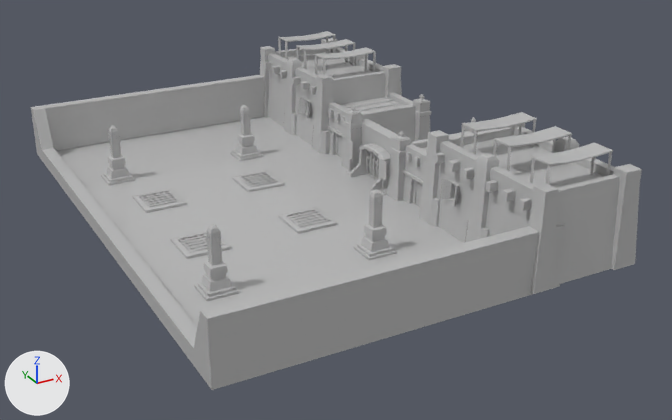
Before and after pictures for a commit that changed the FBX model Assets/Danshan_Arena/Arena_Danshan.fbx.
Camera for both pictures: a 50 mm camera at (-27.0, -74.3, 30.1) aimed at (6.0, -14.3, 0.2). The lights are fixed; the arrows at lower left show +X, +Y and +Z. Where no turn or scale is listed for an object, it has been applied to the vertices. Vertices at the same position are counted once.

In view in the first picture: 'Banner001_03___Default_0_888', 'Banner_Material__153_0_892', 'Entorno_Material__104_0_881', 'Entorno_Material__128_0_886', 'Entorno_Material__130_0_887', 'Entorno_Material__155_0_885', 'Plane015_Material__176_0_900', 'Rejilla_04_01___Default_0_871'.
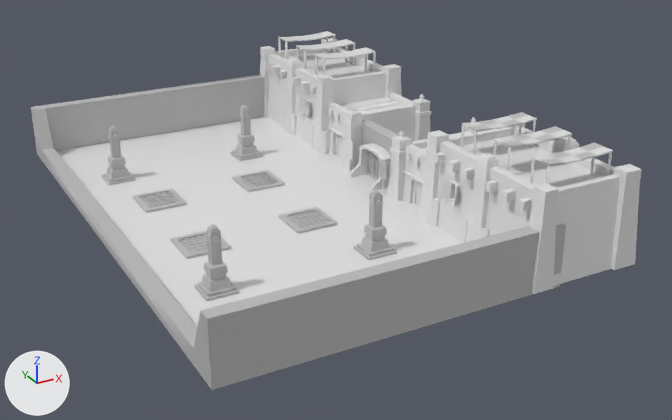
Where the newer file only moved an object's origin or applied its transform, the numbers keep the older frame.

Edits to the bpy script that builds the scene:
```text
Change mat_entorno_material__104_0_881_default:
    mat_entorno_material__104_0_881_default.base_color: (0.5, 0.5, 0.5) -> (0.8, 0.8, 0.8)  # grey #bcbcbc -> white #e7e7e7
Change mat_entorno_material__128_0_886_default:
    mat_entorno_material__128_0_886_default.base_color: (0.5, 0.5, 0.5) -> (0.8, 0.8, 0.8)  # grey #bcbcbc -> white #e7e7e7
Change mat_plane015_material__176_0_900_default:
    mat_plane015_material__176_0_900_default.base_color: (0.5, 0.5, 0.5) -> (0.8, 0.8, 0.8)  # grey #bcbcbc -> white #e7e7e7
Change mat_banner001_03___default_0_888_default:
    mat_banner001_03___default_0_888_default.base_color: (0.5, 0.5, 0.5) -> (0.8, 0.8, 0.8)  # grey #bcbcbc -> white #e7e7e7
Change mat_rejilla_04_01___default_0_871_default:
    mat_rejilla_04_01___default_0_871_default.base_color: (0.5, 0.5, 0.5) -> (0.8, 0.8, 0.8)  # grey #bcbcbc -> white #e7e7e7
Change mat_entorno_material__155_0_885_default:
    mat_entorno_material__155_0_885_default.base_color: (0.5, 0.5, 0.5) -> (0.8, 0.8, 0.8)  # grey #bcbcbc -> white #e7e7e7
Change mat_entorno_material__130_0_887_default:
    mat_entorno_material__130_0_887_default.base_color: (0.5, 0.5, 0.5) -> (0.8, 0.8, 0.8)  # grey #bcbcbc -> white #e7e7e7
Add mat_wall:
    mat_wall = principled_material('wall')
    mat_wall.base_color = (0.5, 0.5, 0.5)  # grey #bcbcbc
Add mat_border:
    mat_border = principled_material('border')
    mat_border.base_color = (0.5, 0.5, 0.5)  # grey #bcbcbc
Add mat_buildings:
    mat_buildings = principled_material('buildings')
    mat_buildings.base_color = (0.5, 0.5, 0.5)  # grey #bcbcbc
Change me_mesh_008:
    used by ob_rejilla_04_01___default_0_871; location = (0.0, 0.0, 0.0)
    remove me_mesh_008.from_pydata(...)  # 1366 vertices, 2590 faces; spans x -12.0..19.8, y -33.0..10.9, z 0.0..7.7
    add me_mesh_008.from_pydata(...)  # 1410 vertices, 2590 faces; spans x -12.0..19.8, y -33.0..10.9, z 0.0..7.7
    me_mesh_008 part 1: 4 vertices moved within x 11.2, y -9.4..-9.1, z 1.1; 44 vertices added at x -12.0..13.2, y -32.7..10.6, z 0.0..4.6
    add me_mesh_008.materials.append(mat_border)  # grey #bcbcbc
    add me_mesh_008.materials.append(mat_wall)  # grey #bcbcbc
    add me_mesh_008.materials.append(mat_buildings)  # grey #bcbcbc
```

Where the change shows, as pixel boxes (x1, y1, x2, y2) in the pictures (672 x 420 px):
'Rejilla_04_01___Default_0_871', recoloured: (32, 38, 642, 344) in both
'Entorno_Material__155_0_885', recoloured (grey to white): (57, 117, 463, 327) in both
'Entorno_Material__130_0_887', recoloured: (264, 36, 612, 211) in both
'Banner001_03___Default_0_888', recoloured (grey to white): (279, 33, 613, 195) in both
'Plane015_Material__176_0_900', recoloured (grey to white): (282, 31, 370, 159) in both
'Entorno_Material__128_0_886', recoloured: (276, 65, 516, 201) in both
part 1 of me_mesh_008, built on: before (357, 163, 370, 171); after (31, 75, 566, 390)
